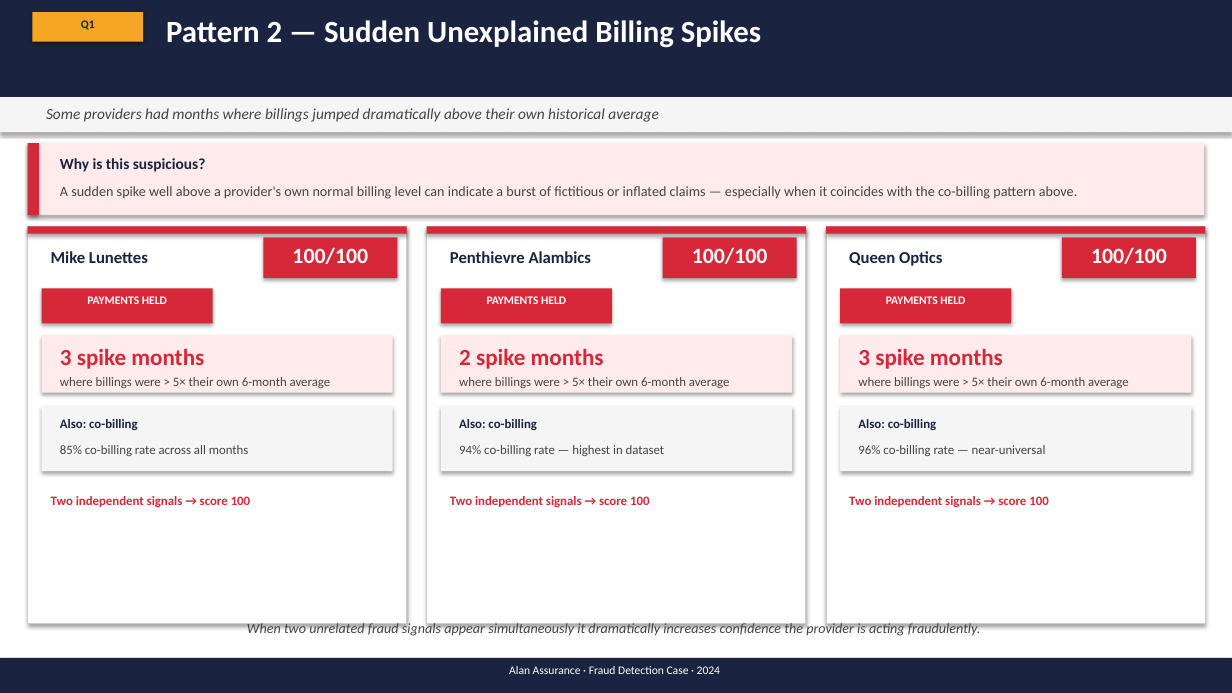
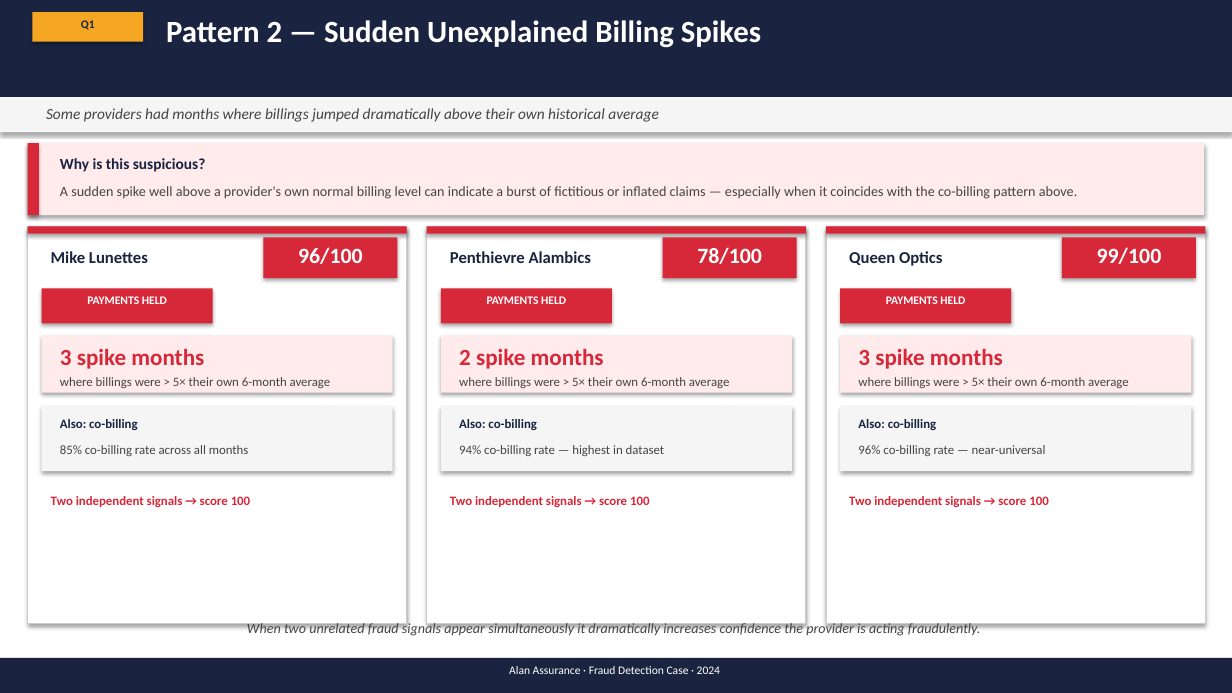
Before and after one commit to MaxwellM34/InsuranceFraudDetection, a slide deck: slide 6 of fraud_ops_presentation_updated.pptx. Drawn at 1232x693 pixels with LibreOffice and Linux fonts; fonts in the diff are those of the drawing. Boxes give left, top, right and bottom in pixels: in the first picture for what was removed or moved away, otherwise in the second. Text is boxed around its words. In the diff, an @@ line names an element or a change of style, - is before the commit and + after.

```diff
--- a/fraud_ops_presentation_updated.pptx
+++ b/fraud_ops_presentation_updated.pptx
@@ text at (x1=298, y1=247, x2=363, y2=264): text changed @@
-100/100
+96/100
@@ text at (x1=697, y1=247, x2=762, y2=264): text changed @@
-100/100
+78/100
@@ text at (x1=1097, y1=247, x2=1162, y2=264): text changed @@
-100/100
+99/100
```
Also in this commit, not shown: 6 other slides changed, 1 other file.
